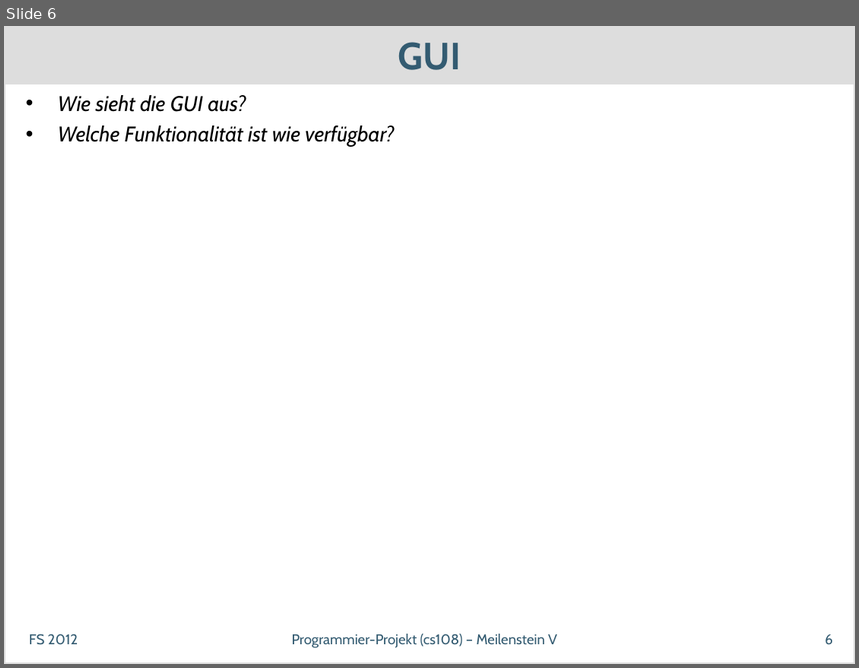
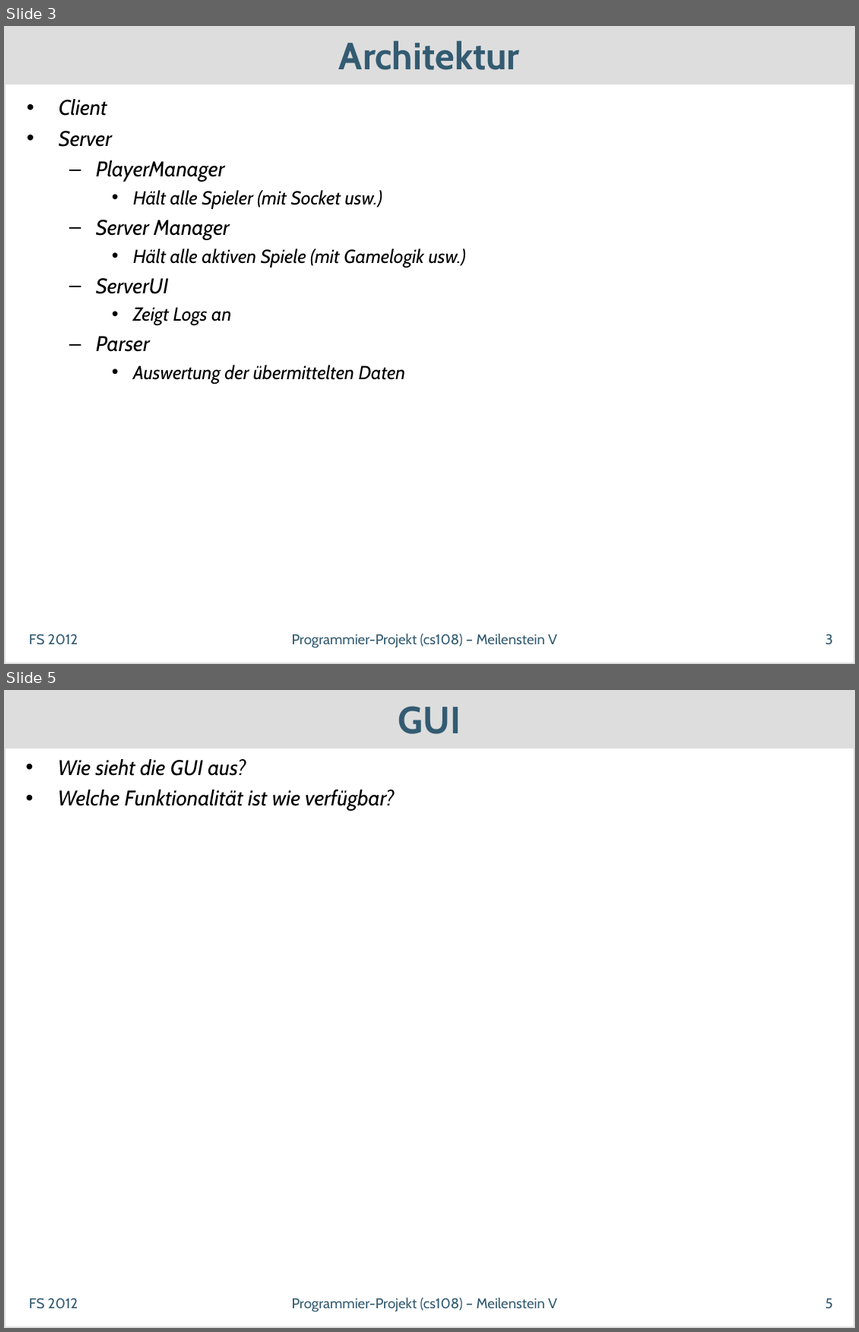
Before and after one commit to dihydrogenmonoxide/CS108, a slide deck: presentations/milestone_5/SwissDefcon_MS5.odp. Shown one above the other, each under a label of ours: slide 6 before the commit, slides 3 and 5 after it; the slides between them are not shown. The pictures are 859x668 and 859x1332 pixels, drawn with LibreOffice and Linux fonts; fonts in the diff are those of the drawing. Boxes give left, top, right and bottom in pixels: in the first picture for what was removed or moved away, otherwise in the second. Text is boxed around its words. In the diff, an @@ line names an element or a change of style, - is before the commit and + after.

```diff
--- a/presentations/milestone_5/SwissDefcon_MS5.odp
+++ b/presentations/milestone_5/SwissDefcon_MS5.odp
@@ slide 3 added at [4,26,855,664], background #FFFFFF; not listed: 1 template element that a slide beside it also shows @@
@@ title added at [4,26,855,85], fill #DDDDDD, 32 pt, text #335B71, bold @@
+Architektur
@@ text added at [59,99,466,383], 16 pt, text #000000, italic @@
+• Client
+• Server
+  – PlayerManager
+    • Hält alle Spieler (mit Socket usw.)
+  – Server Manager
+    • Hält alle aktiven Spiele (mit Gamelogik usw.)
+  – ServerUI
+    • Zeigt Logs an
+  – Parser
+    • Auswertung der übermittelten Daten
@@ text added at [29,634,78,645], 12 pt, text #335B71 @@
+FS 2012
@@ text added at [292,634,557,648], 12 pt, text #335B71 @@
+Programmier-Projekt (cs108) – Meilenstein V
@@ page number added at [826,634,833,645], 12 pt, text #335B71 @@
+3
@@ what was slide 6 is now slide 5 @@
@@ page number at [826,1299,833,1309]: text changed @@
-6
+5
```
Also in this commit, not shown: 4 slides changed, 2 slides removed.
